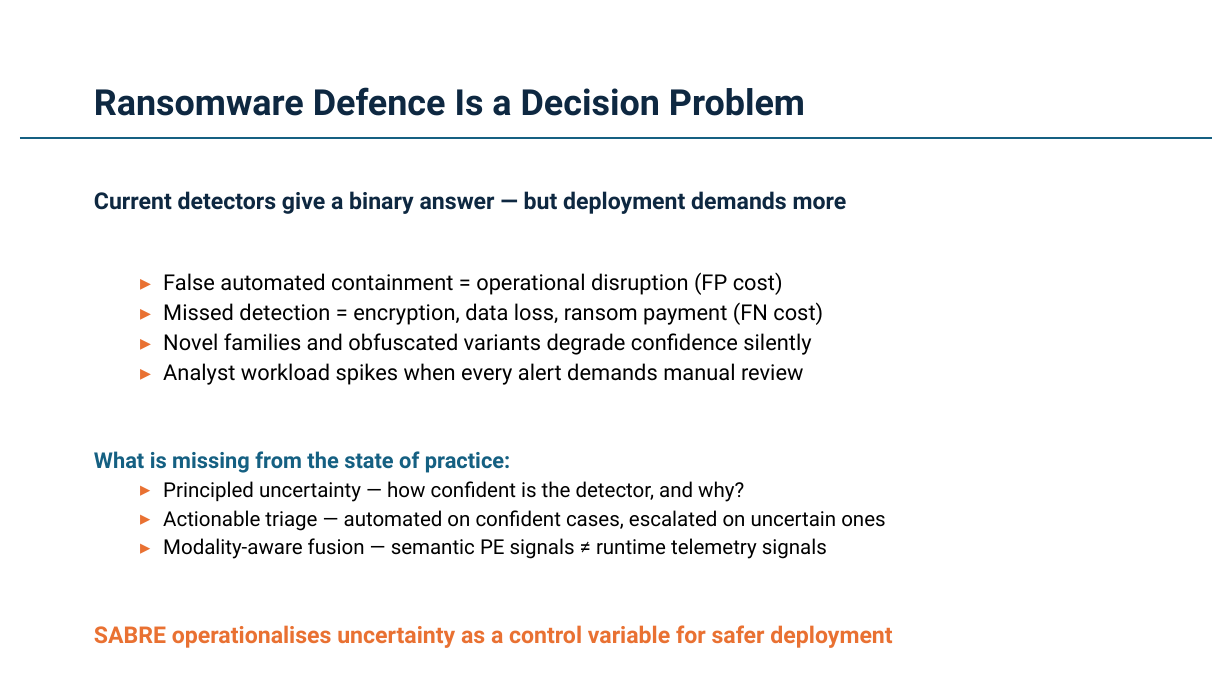
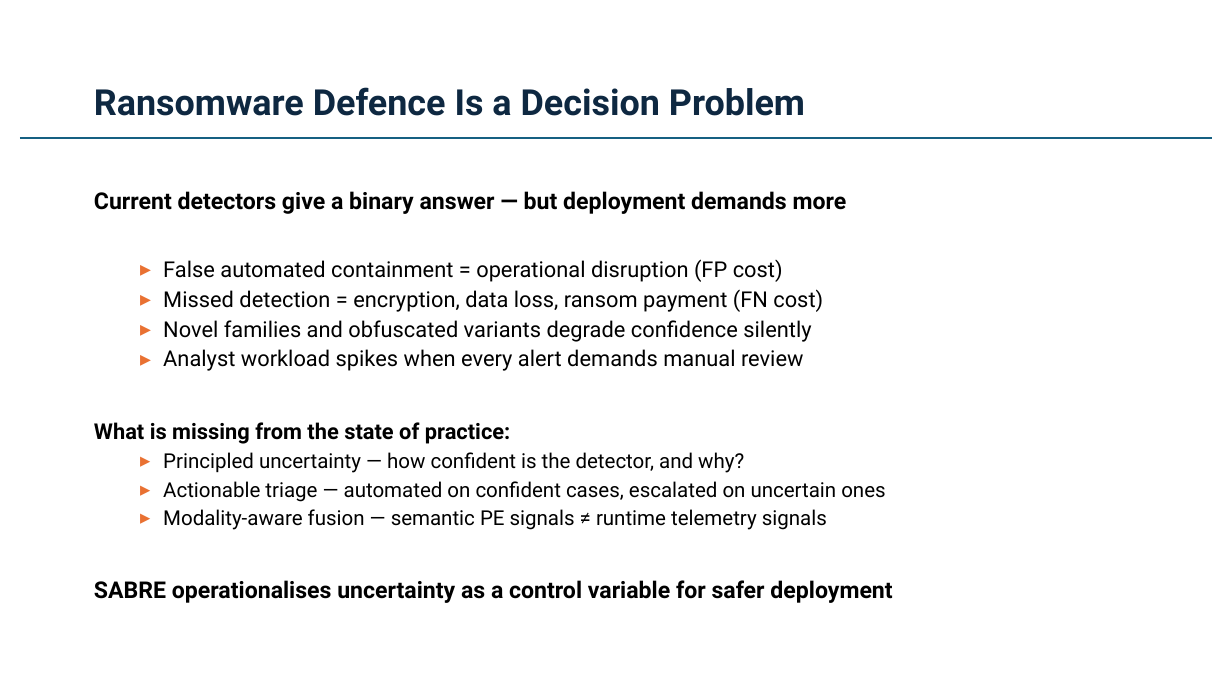
Before and after one commit to Henrinnes/Agentic_SABRE, a slide deck: slide 3 of SABRE_CRANE_SIG_2026.pptx. Drawn at 1232x693 pixels with LibreOffice and Linux fonts; fonts in the diff are those of the drawing. Boxes give left, top, right and bottom in pixels: in the first picture for what was removed or moved away, otherwise in the second. Text is boxed around its words. In the diff, an @@ line names an element or a change of style, - is before the commit and + after.

```diff
--- a/SABRE_CRANE_SIG_2026.pptx
+++ b/SABRE_CRANE_SIG_2026.pptx
@@ text at bbox=[94, 191, 892, 603]: text colour #0E2841 to #000000 in "Current detectors give a binary answer — ..."; text colour #156082 to #000000 in "What is missing from the state of ..."; text colour #E97132 to #000000 in "SABRE operationalises uncertainty as a control variable ..." @@
```
Also in this commit, not shown: 7 other slides changed, 2 slides added.
